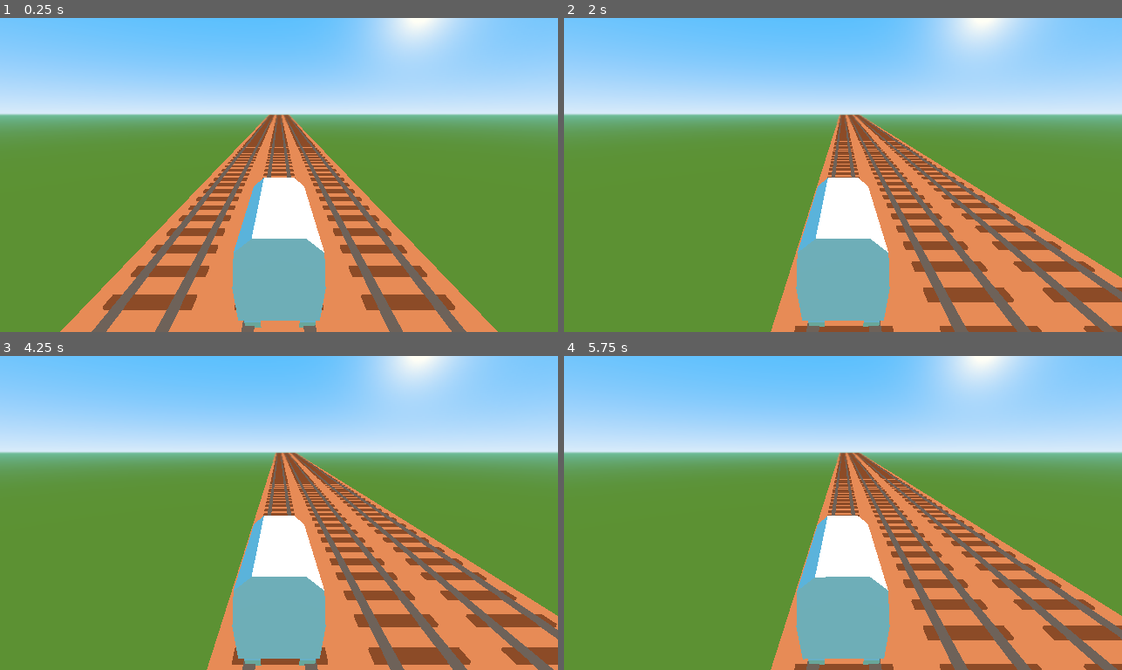
Above: before the commit, frames 1-4 (two rows, left to right).
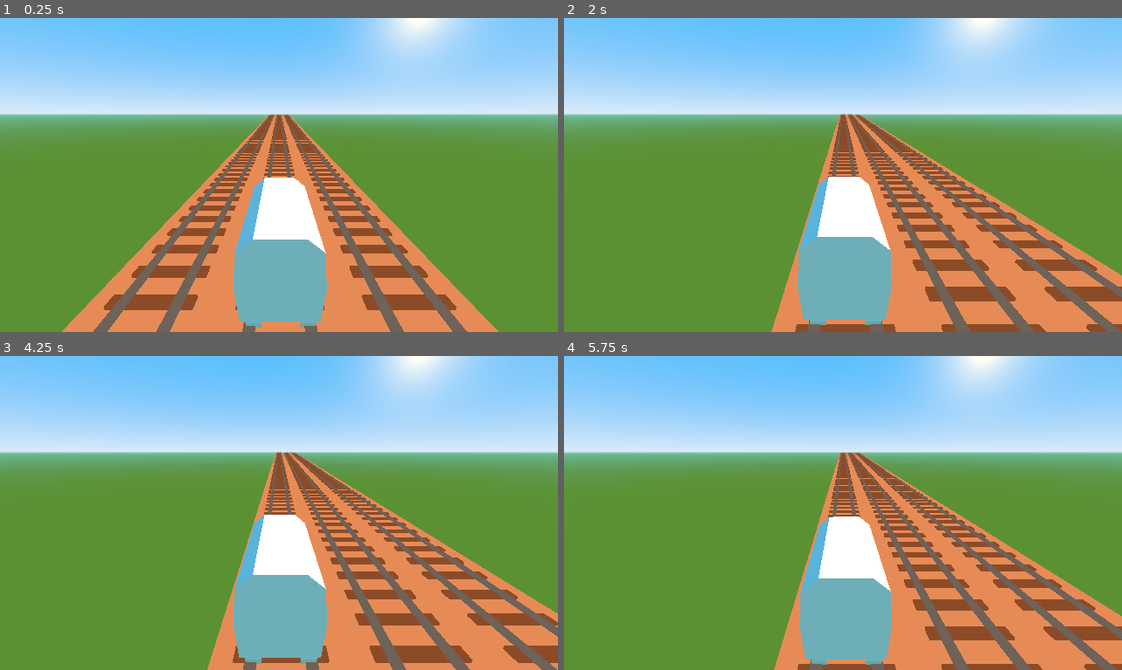
Above: after the commit, the same moments.

Repository: kiwijuice56/railway-rider
Game: Godot game, scene res://main/Main.tscn
The game is run twice, just before and just after one commit, with the same random seed, the same clock (stepped at 60 frames per second) and the same inputs.
Inputs:
- Up to frame 1 (0.25 s): no input
- Up to frame 2 (2 s): hold Right (move_right) 0.53-1.28 s; tap Space (jump) at 0.77, 1.52 s; hold Left (move_left) from 1.28 s (still down)
- Up to frame 3 (4.25 s): release Left (move_left) at 2.03 s; hold Right (move_right) 2.03-3.53 s; tap Space (jump) at 3.02, 3.77 s; hold Left (move_left) from 3.53 s (still down)
- Up to frame 4 (5.75 s): keep holding Left (move_left); tap Space (jump) at 4.52 s

The runs differ from the first frame. In frame 1, 1.4% of the frame differs, in the area x 10-90%, y 31-100%; in frame 2, 4.1%, in the area x 37-100%, y 30-100%; in frame 3, 3.6%; in frame 4, 2.1%.

Commit message:
Polished movement sound and animation

Diff:
--- a/main/Player.tscn
+++ b/main/Player.tscn
@@ -1,10 +1,13 @@
-[gd_scene load_steps=12 format=2]
+[gd_scene load_steps=15 format=2]
 
 [ext_resource path="res://main/player/player.gd" type="Script" id=1]
 [ext_resource path="res://main/player/train/Train.tscn" type="PackedScene" id=2]
 [ext_resource path="res://main/player/sounds/swoosh.wav" type="AudioStream" id=3]
 [ext_resource path="res://main/player/sounds/impact.wav" type="AudioStream" id=4]
 [ext_resource path="res://main/player/sounds/train.mp3" type="AudioStream" id=5]
+[ext_resource path="res://main/player/screen_shake_camera.gd" type="Script" id=6]
+[ext_resource path="res://main/player/sounds/crash.wav" type="AudioStream" id=7]
+[ext_resource path="res://main/player/sounds/creak.wav" type="AudioStream" id=8]
 
 [sub_resource type="Animation" id=1]
 length = 0.001
@@ -98,6 +101,18 @@
 "update": 0,
 "values": [ Vector3( 0, 0, 0 ) ]
 }
+tracks/8/type = "value"
+tracks/8/path = NodePath("CreakPlayer:playing")
+tracks/8/interp = 1
+tracks/8/loop_wrap = true
+tracks/8/imported = false
+tracks/8/enabled = true
+tracks/8/keys = {
+"times": PoolRealArray( 0 ),
+"transitions": PoolRealArray( 1 ),
+"update": 0,
+"values": [ false ]
+}
 
 [sub_resource type="Animation" id=4]
 resource_name = "flip_left"
@@ -211,7 +226,7 @@
 "times": PoolRealArray( 0, 0.1, 0.3, 1.2 ),
 "transitions": PoolRealArray( 1, 1, 1, 1 ),
 "update": 0,
-"values": [ Vector3( 1, 1, 1 ), Vector3( 1, 0.8, 1 ), Vector3( 1, 1.35, 1 ), Vector3( 1, 1, 1 ) ]
+"values": [ Vector3( 1, 1, 1 ), Vector3( 1, 0.7, 1 ), Vector3( 1, 1.35, 1 ), Vector3( 1, 1, 1 ) ]
 }
 tracks/1/type = "value"
 tracks/1/path = NodePath("Train/TrainModel:rotation_degrees")
@@ -233,6 +248,18 @@
 tracks/2/enabled = true
 tracks/2/keys = {
 "times": PoolRealArray( 0.05 ),
+"transitions": PoolRealArray( 1 ),
+"update": 1,
+"values": [ true ]
+}
+tracks/3/type = "value"
+tracks/3/path = NodePath("CreakPlayer:playing")
+tracks/3/interp = 1
+tracks/3/loop_wrap = true
+tracks/3/imported = false
+tracks/3/enabled = true
+tracks/3/keys = {
+"times": PoolRealArray( 0 ),
 "transitions": PoolRealArray( 1 ),
 "update": 1,
 "values": [ true ]
@@ -355,6 +382,7 @@
 [node name="Camera" type="Camera" parent="."]
 transform = Transform( 1, 0, 0, 0, 0.953722, 0.300689, 0, -0.300689, 0.953722, 0, 4.439, 4.967 )
 current = true
+script = ExtResource( 6 )
 
 [node name="Tween" type="Tween" parent="."]
 
@@ -370,10 +398,19 @@
 [node name="SwooshPlayer" type="AudioStreamPlayer" parent="."]
 stream = ExtResource( 3 )
 volume_db = -12.0
+pitch_scale = 1.25
+
+[node name="CreakPlayer" type="AudioStreamPlayer" parent="."]
+stream = ExtResource( 8 )
+volume_db = -16.0
 
 [node name="ImpactPlayer" type="AudioStreamPlayer" parent="."]
 stream = ExtResource( 4 )
-volume_db = -10.5
+volume_db = -9.0
+
+[node name="CrashPlayer" type="AudioStreamPlayer" parent="."]
+stream = ExtResource( 7 )
+volume_db = -12.0
 
 [node name="TrainPlayer" type="AudioStreamPlayer" parent="."]
 stream = ExtResource( 5 )
--- a/main/player/player.gd
+++ b/main/player/player.gd
@@ -6,6 +6,10 @@
 export var cam_switch_time: float = 0.21
 
 var lane: int = 0
+
+func _ready() -> void:
+# warning-ignore:return_value_discarded
+	$Train.connect("landed", self, "_on_train_landed")
 
 func _process(_delta: float) -> void:
 	if not $Tween.is_active() and Input.is_action_pressed("jump") and $Train.is_on_floor():
@@ -25,10 +29,15 @@
 	else:
 		lane = old_lane
 
+func _on_train_landed() -> void:
+	$CrashPlayer.play()
+	$Camera.shake(0.25, 40, 0.2)
+
 func switch_lane(old_lane: int) -> void:
+	# Add some variation to most common sound
 	$SwooshPlayer.pitch_scale = rand_range(0.8, 1.1)
-	$ImpactPlayer.pitch_scale = rand_range(0.8, 1.1)
 
+	# Animate the train
 	$AnimationPlayer.stop()
 	var dir: String = "left" if old_lane > lane else "right"
 	if $Train.is_on_floor():
@@ -36,8 +45,16 @@
 	else:
 		$AnimationPlayer.play("flip_" + dir)
 
+	# Tween camera and train at an offset
+
 	$Tween.interpolate_property($Train, "translation:x", null,
 	lane_offset * lane, switch_time,
+	Tween.TRANS_QUAD, Tween.EASE_OUT)
+
+	# Both properties need to be set on the ScreenShakeCamera
+
+	$Tween.interpolate_property($Camera, "original_translation:x", null,
+	lane_offset * lane, cam_switch_time,
 	Tween.TRANS_QUAD, Tween.EASE_OUT)
 
 	$Tween.interpolate_property($Camera, "translation:x", null,
--- /dev/null
+++ b/main/player/screen_shake_camera.gd
@@ -0,0 +1,70 @@
+class_name ScreenShakeCamera
+extends Camera
+# https://gist.github.com/vctr-uniq/f919478b694f1d1d461f29a3eab24838
+
+var duration: float = 0.0
+var period_in_ms: float = 0.0
+var amplitude: float = 0.0
+var timer: float = 0.0
+var last_shook_timer: float = 0
+var prev_x: float = 0.0
+var prev_y: float = 0.0
+var prev_z: float = 0.0
+var last_offset: Vector3 = Vector3(0,0,0)
+
+var original_translation: Vector3 = Vector3()
+
+func _ready() -> void:
+	original_translation = get_translation()
+
+func _process(delta: float) -> void:
+	if timer == 0:
+		set_translation(original_translation)
+		set_process(false)
+		return
+	last_shook_timer = last_shook_timer + delta
+	while last_shook_timer >= period_in_ms:
+		last_shook_timer = last_shook_timer - period_in_ms
+		# Lerp between [amplitude] and 0.0 intensity based on remaining shake time.
+		var intensity = amplitude * (1 - ((duration - timer) / duration))
+		# Noise calculation logic from http://jonny.morrill.me/blog/view/14
+		var new_x = rand_range(-1.0, 1.0)
+		var x_offset = intensity * (prev_x + (delta * (new_x - prev_x)))
+		var new_y = rand_range(-1.0, 1.0)
+		var y_offset = intensity * (prev_y + (delta * (new_y - prev_y)))
+
+		var new_z = rand_range(-1.0, 1.0)
+		var z_offset = intensity * (prev_z + (delta * (new_z - prev_z)))
+
+		prev_x = new_x
+		prev_y = new_y
+		prev_z = new_z
+		# Track how much we've moved the offset, as opposed to other effects.
+		var new_offset = Vector3(x_offset, y_offset, z_offset)
+		#set_offset(get_offset() - _last_offset + new_offset)
+		set_translation(get_translation() - last_offset + new_offset)
+		last_offset = new_offset
+	# Reset the offset when we're done shaking.
+	timer = timer - delta
+	if timer <= 0:
+		timer = 0
+		set_translation(get_translation() - last_offset)
+
+# warning-ignore:shadowed_variable
+# warning-ignore:shadowed_variable
+func shake(duration: float, frequency: float, amplitude: float):
+	# Don't interrupt current shake duration
+	if(timer != 0): return
+
+	randomize()
+
+	self.duration = duration
+	timer = duration
+	period_in_ms = 1.0 / frequency
+	self.amplitude = amplitude
+	prev_x = rand_range(-1.0, 1.0)
+	prev_y = rand_range(-1.0, 1.0)
+	last_offset = Vector3(0, 0, 0)
+
+	set_translation(original_translation)
+	set_process(true)
--- a/main/player/train/train.gd
+++ b/main/player/train/train.gd
@@ -4,11 +4,18 @@
 const GRAVITY: Vector3 = Vector3(0, -24.0, 0)
 const JUMP: Vector3 = Vector3(0, 12.0, 0)
 
+signal landed
+
 var velocity: Vector3
 
 func _physics_process(delta: float) -> void:
 	velocity += GRAVITY * delta
+	var was_on_floor: bool = is_on_floor()
 	velocity = move_and_slide(velocity, Vector3.UP)
+
+	if not was_on_floor and is_on_floor():
+		emit_signal("landed")
+
 	velocity.z = 0
 	translation.z = 0
 
--- a/project.godot
+++ b/project.godot
@@ -19,6 +19,11 @@
 "language": "GDScript",
 "path": "res://main/player/player.gd"
 }, {
+"base": "Camera",
+"class": "ScreenShakeCamera",
+"language": "GDScript",
+"path": "res://main/player/screen_shake_camera.gd"
+}, {
 "base": "KinematicBody",
 "class": "Train",
 "language": "GDScript",
@@ -27,6 +32,7 @@
 _global_script_class_icons={
 "Main": "",
 "Player": "",
+"ScreenShakeCamera": "",
 "Train": ""
 }
 
Not shown, added: main/player/sounds/crash.wav.import
Not shown, added: main/player/sounds/creak.wav.import
Not shown, added: main/player/sounds/crash.wav
Not shown, added: main/player/sounds/creak.wav
Not shown, changed: main/player/sounds/impact.wav
